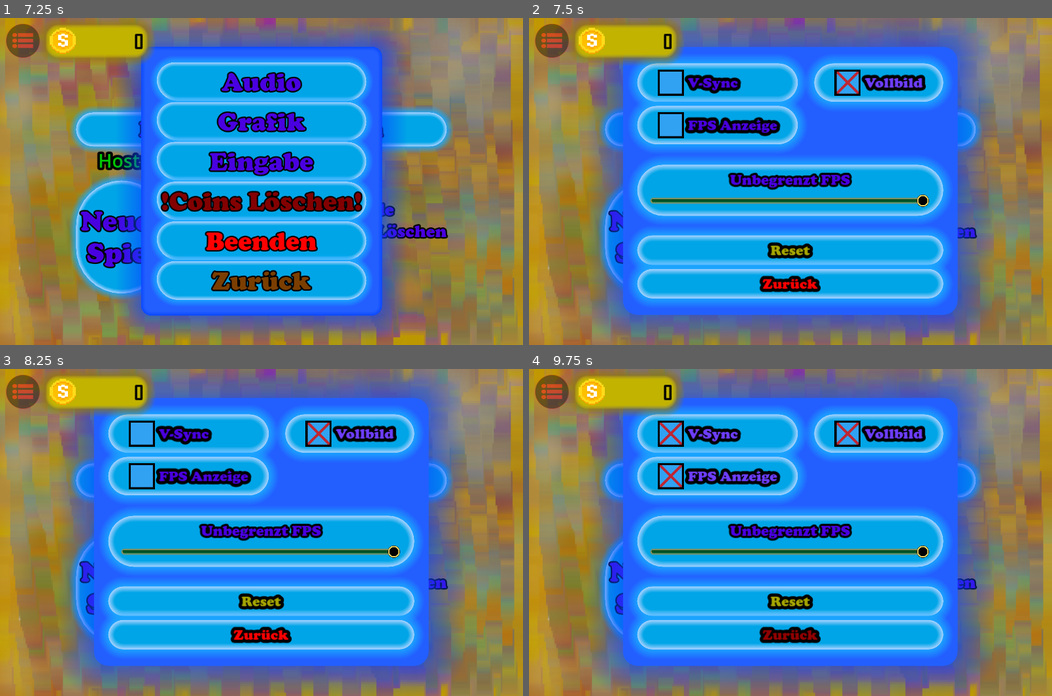
Above: before the commit, frames 1-4 (two rows, left to right).
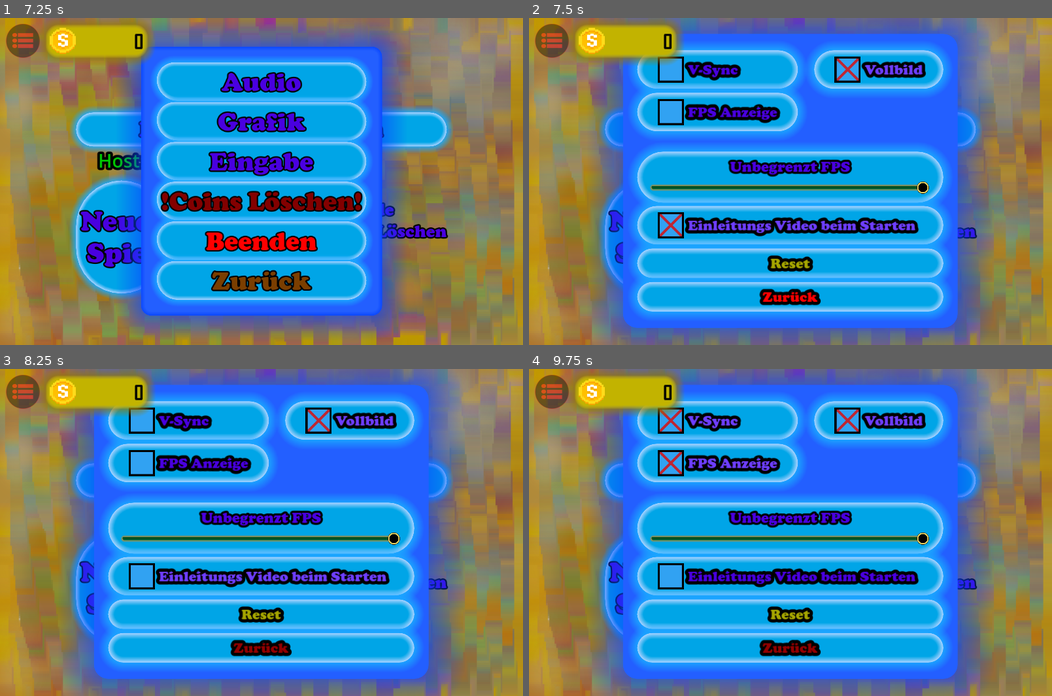
Above: after the commit, the same moments.

Repository: NIK-98/Paint_The_Ground
Game: Godot game, scene res://sceens/main.tscn
Two runs of this game, one before a commit and one after it. Both use one fixed random seed, a clock stepped at 60 frames per second and the inputs below. Video files are missing from this copy of the repository; at most half a second of black plays in their place.
Inputs (mouse positions are in pixels of both pictures, inside the frame that each line leads up to):
- Up to frame 1 (7.25 s): click "Neues Spiel" at 0.5 s; click "Neues Spiel" at 1.25 s; click (20, 40) at 2 s; click "Audio" at 2.75 s; click "Reset" at 3.5 s; click "Ja" at 4.25 s; click "VS-Mode" at 5 s; click "Coins_Löschen" at 5.75 s; click "Zurück" at 6.5 s
- Up to frame 2 (7.5 s): click "Grafik" at 7.25 s
- Up to frame 3 (8.25 s): click (261, 575) at 8 s, where only the run after the commit has a clickable "Einleitungs Video beim Starten"
- Up to frame 4 (9.75 s): click "V-Sync" at 8.75 s; click "FPS Anzeige" at 9.5 s

Frame 1 is identical in both runs. In frame 2, 49% of the frame differs, in the area x 14-86%, y 0-100%; in frame 3, 49%; in frame 4, 49%.

Commit message:
bug in Speicherung von grafik einstellungen behoben und Einleitungs Video kann in grafik einstellungen deaktiviert werden!

Diff:
--- a/sceens/Grafik.tscn
+++ b/sceens/Grafik.tscn
@@ -539,7 +539,7 @@
 
 [node name="VBoxContainer" type="VBoxContainer" parent="CanvasLayer/CenterContainer/PanelContainer/MarginContainer/VBoxContainer"]
 layout_mode = 2
-theme_override_constants/separation = 70
+theme_override_constants/separation = 30
 
 [node name="VBoxContainer" type="VBoxContainer" parent="CanvasLayer/CenterContainer/PanelContainer/MarginContainer/VBoxContainer/VBoxContainer"]
 layout_mode = 2
@@ -571,6 +571,17 @@
 [node name="VBoxContainer2" type="VBoxContainer" parent="CanvasLayer/CenterContainer/PanelContainer/MarginContainer/VBoxContainer/VBoxContainer"]
 layout_mode = 2
 theme_override_constants/separation = 10
+
+[node name="Einleitung" type="CheckBox" parent="CanvasLayer/CenterContainer/PanelContainer/MarginContainer/VBoxContainer/VBoxContainer/VBoxContainer2"]
+layout_mode = 2
+focus_neighbor_top = NodePath("../back")
+theme = SubResource("Theme_2ghrr")
+theme_override_constants/outline_size = 30
+theme_override_styles/hover_pressed = SubResource("StyleBoxFlat_cxu7j")
+theme_override_styles/hover = SubResource("StyleBoxFlat_wno52")
+theme_override_styles/pressed = SubResource("StyleBoxFlat_um8il")
+theme_override_styles/normal = SubResource("StyleBoxFlat_7jfqw")
+text = "Einleitungs Video beim Starten"
 
 [node name="Reset" type="Button" parent="CanvasLayer/CenterContainer/PanelContainer/MarginContainer/VBoxContainer/VBoxContainer/VBoxContainer2"]
 layout_mode = 2
@@ -607,6 +618,9 @@
 [connection signal="focus_entered" from="CanvasLayer/CenterContainer/PanelContainer/MarginContainer/VBoxContainer/VBoxContainer/VBoxContainer/Fps" to="." method="_on_focus_entered"]
 [connection signal="mouse_entered" from="CanvasLayer/CenterContainer/PanelContainer/MarginContainer/VBoxContainer/VBoxContainer/VBoxContainer/Fps" to="." method="_on_mouse_entered"]
 [connection signal="value_changed" from="CanvasLayer/CenterContainer/PanelContainer/MarginContainer/VBoxContainer/VBoxContainer/VBoxContainer/Fps" to="." method="_on_fps_value_changed"]
+[connection signal="focus_entered" from="CanvasLayer/CenterContainer/PanelContainer/MarginContainer/VBoxContainer/VBoxContainer/VBoxContainer2/Einleitung" to="." method="_on_focus_entered"]
+[connection signal="mouse_entered" from="CanvasLayer/CenterContainer/PanelContainer/MarginContainer/VBoxContainer/VBoxContainer/VBoxContainer2/Einleitung" to="." method="_on_mouse_entered"]
+[connection signal="toggled" from="CanvasLayer/CenterContainer/PanelContainer/MarginContainer/VBoxContainer/VBoxContainer/VBoxContainer2/Einleitung" to="." method="_on_einleitung_toggled"]
 [connection signal="focus_entered" from="CanvasLayer/CenterContainer/PanelContainer/MarginContainer/VBoxContainer/VBoxContainer/VBoxContainer2/Reset" to="." method="_on_focus_entered"]
 [connection signal="mouse_entered" from="CanvasLayer/CenterContainer/PanelContainer/MarginContainer/VBoxContainer/VBoxContainer/VBoxContainer2/Reset" to="." method="_on_mouse_entered"]
 [connection signal="pressed" from="CanvasLayer/CenterContainer/PanelContainer/MarginContainer/VBoxContainer/VBoxContainer/VBoxContainer2/Reset" to="." method="_on_reset_pressed"]
--- a/scripts/Grafik.gd
+++ b/scripts/Grafik.gd
@@ -8,6 +8,9 @@
 @onready var fps_max = $CanvasLayer/CenterContainer/PanelContainer/MarginContainer/VBoxContainer/VBoxContainer/VBoxContainer/FPS_MAX
 @onready var fps = $CanvasLayer/CenterContainer/PanelContainer/MarginContainer/VBoxContainer/VBoxContainer/VBoxContainer/Fps
 @onready var screen_option = $CanvasLayer/CenterContainer/PanelContainer/MarginContainer/VBoxContainer/HBoxContainer/VBoxContainer2
+@onready var einleitung = $CanvasLayer/CenterContainer/PanelContainer/MarginContainer/VBoxContainer/VBoxContainer/VBoxContainer2/Einleitung
+var trailer = preload("res://sceens/trailer.tscn")
+
 @onready var main = get_parent()
 
 var save_grafik_path = "user://savegrafiksettings.save"
@@ -24,6 +27,7 @@
 var save_id = 0
 var v_sync_mode = false
 var fps_display_mode = false
+var einleitugs_display_mode = true
 var fullscreen_mode = true
 var max_frams = 200
 
@@ -58,7 +62,13 @@
 		_on_fps_value_changed(max_frams)
 		v_sync.set_pressed_no_signal(v_sync_mode)
 		fps_anzeige.set_pressed_no_signal(fps_display_mode)
+		einleitung.set_pressed_no_signal(einleitugs_display_mode)
 		_on_v_sync_toggled(v_sync_mode)
+		_on_fps_anzeige_toggled(fps_display_mode)
+		_on_einleitung_toggled(einleitugs_display_mode)
+		if main.get_node("CanvasLayer2/Control/UI").trailer_on:
+			var new_trailer = trailer.instantiate()
+			main.get_node("CanvasLayer3").add_child(new_trailer)
 		set_process(false)
 
 
@@ -81,7 +91,8 @@
 		"v_sync_mode" : v_sync_mode,
 		"fullscreen_mode" : fullscreen_mode,
 		"max_frams" : max_frams,
-		"fps_display_mode" : fps_display_mode
+		"fps_display_mode" : fps_display_mode,
+		"einleitugs_display_mode" : einleitugs_display_mode
 	}
 	return save_dict
 
@@ -157,6 +168,8 @@
 	fps_max.text = "Unbegrenzt FPS"
 	fps.value = fps.max_value
 	max_frams = fps.max_value
+	fps_anzeige.set_pressed_no_signal(false)
+	einleitung.set_pressed_no_signal(true)
 	v_sync.set_pressed_no_signal(false)
 	_on_v_sync_toggled(false)
 	reset = true
@@ -229,3 +242,13 @@
 		fps_display_mode = false
 		if main.has_node("Level/level/CanvasLayer/fps"):
 			main.get_node("Level/level/CanvasLayer/fps").visible = fps_display_mode
+
+
+func _on_einleitung_toggled(toggled_on: bool) -> void:
+	Global.ui_sound = true
+	reset = false
+	if toggled_on:
+		einleitugs_display_mode = true
+	else:
+		einleitugs_display_mode = false
+		main.get_node("CanvasLayer2/Control/UI").trailer_on = false
--- a/scripts/ui.gd
+++ b/scripts/ui.gd
@@ -9,7 +9,6 @@
 @onready var vs = $Panel/CenterContainer/Net/Options/Option1/o2/vs
 @onready var Coins_Loeschen = $Panel/CenterContainer/Net/Options/Option1/o2/Coins_Loeschen
 @onready var namen = $Panel/CenterContainer/Net/Options/Option1/o1_port/namen
-var trailer = preload("res://sceens/trailer.tscn")
 
 var save_path = "user://savetemp.save"
 
@@ -52,9 +51,6 @@
 	if not loaded:
 		loaded = true
 		name = "UI"
-		if trailer_on:
-			var new_trailer = trailer.instantiate()
-			get_parent().get_parent().get_parent().get_node("CanvasLayer3").add_child(new_trailer)
 		for n in get_parent().get_children():
 			if n.is_in_group("SB"):
 				get_parent().move_child(n,get_parent().get_child_count())
Not shown: 10 places in sceens/audio_menu.tscn that only renumber resources
